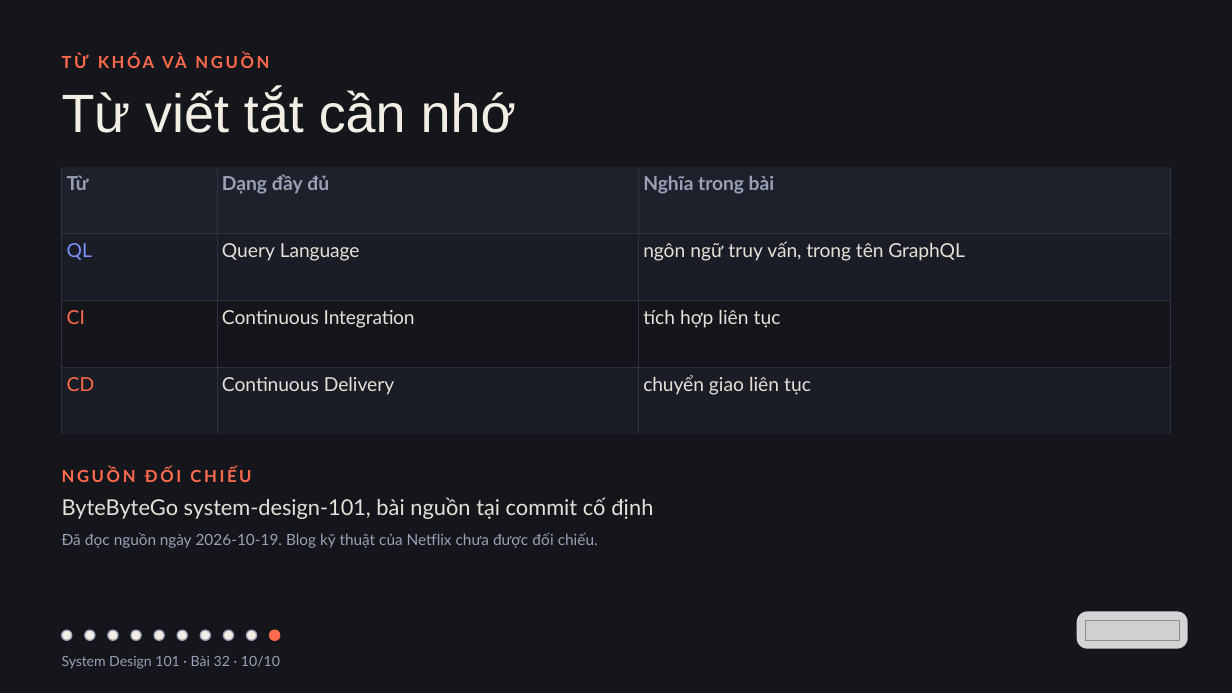
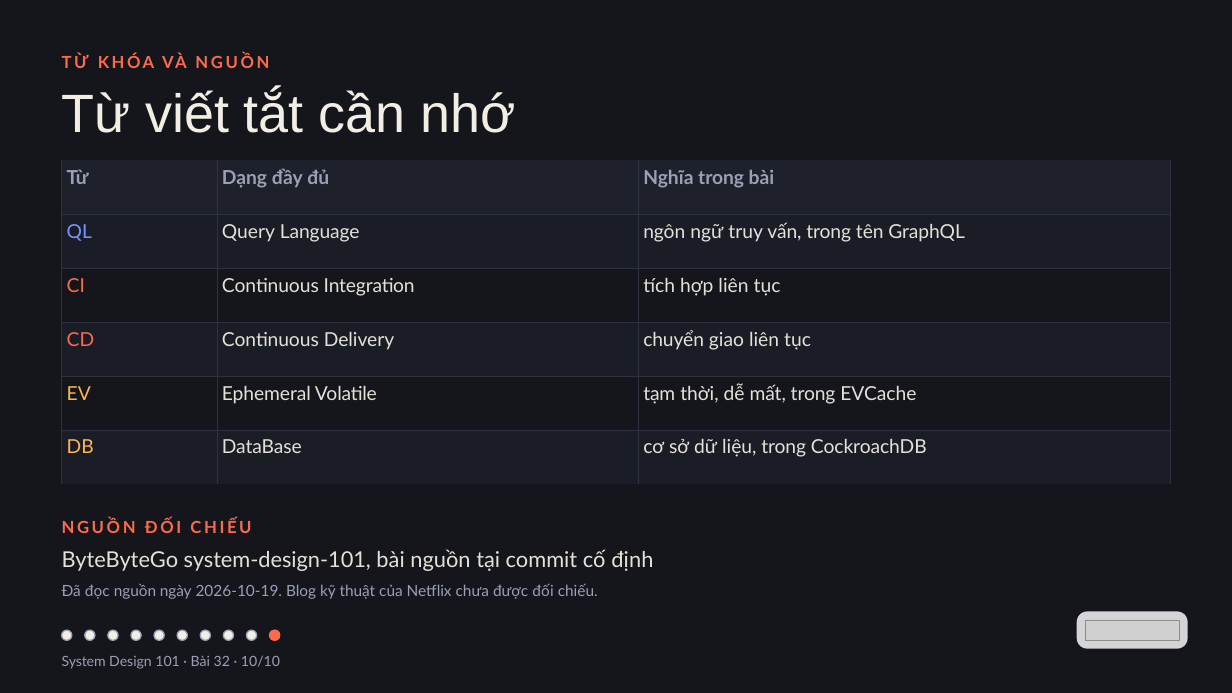
Before and after one commit to vohoailinh90/tool-marketing-studio, a slide deck: slide 10 of system-design-101/vi/lessons/sd-02-032/slides/sd-02-032.pptx. Drawn at 1232x693 pixels with LibreOffice and Linux fonts; fonts in the diff are those of the drawing; grey boxes stand for pictures. Boxes give left, top, right and bottom in pixels: in the first picture for what was removed or moved away, otherwise in the second. Text is boxed around its words. In the diff, an @@ line names an element or a change of style, - is before the commit and + after.

```diff
--- a/system-design-101/vi/lessons/sd-02-032/slides/sd-02-032.pptx
+++ b/system-design-101/vi/lessons/sd-02-032/slides/sd-02-032.pptx
@@ table at (62,160,1170,461) @@
+row 5: EV | Ephemeral Volatile | tạm thời, dễ mất, trong EVCache
+row 6: DB | DataBase | cơ sở dữ liệu, trong CockroachDB
@@ table: place and size @@
-table at (62,167,1170,399)
+table at (62,160,1170,461)
@@ 3 texts: place and size @@
-3 texts at (62,468,653,548)
+3 texts at (62,519,653,599)
```
Also in this commit, not shown: 5 other files.
